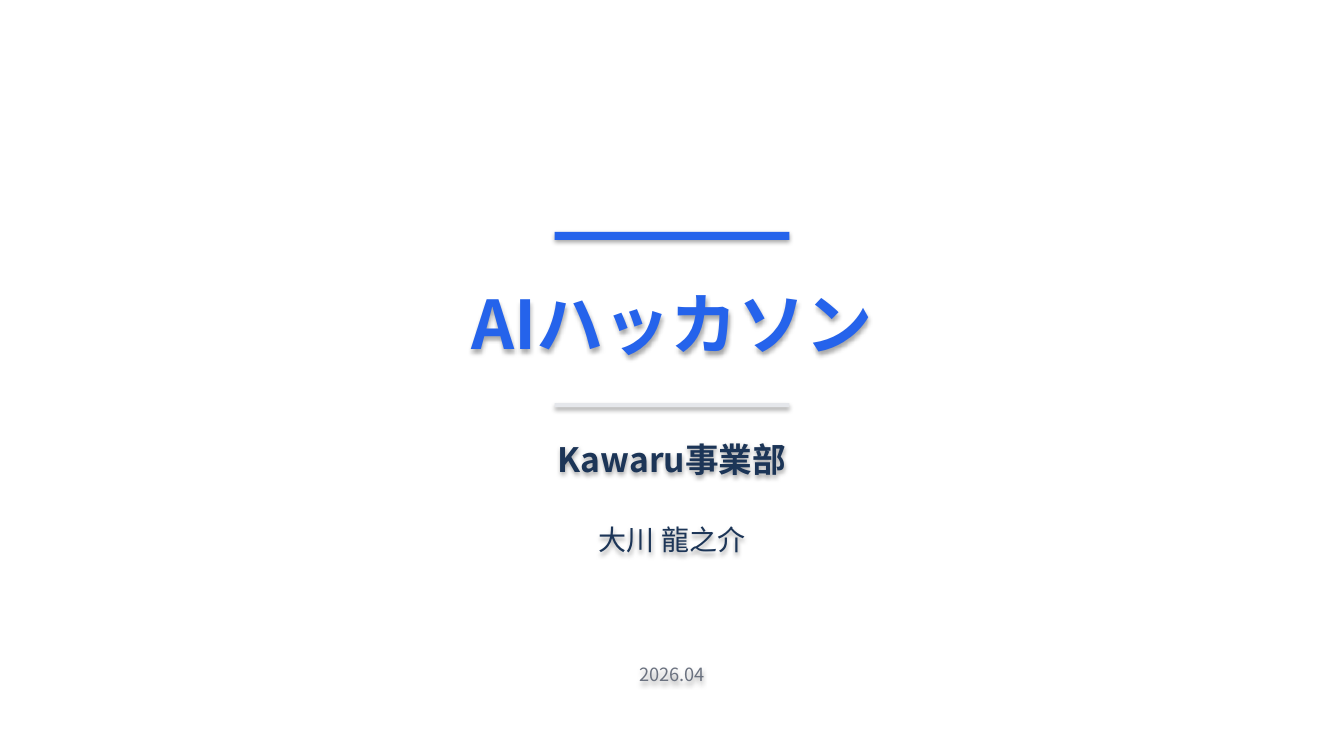
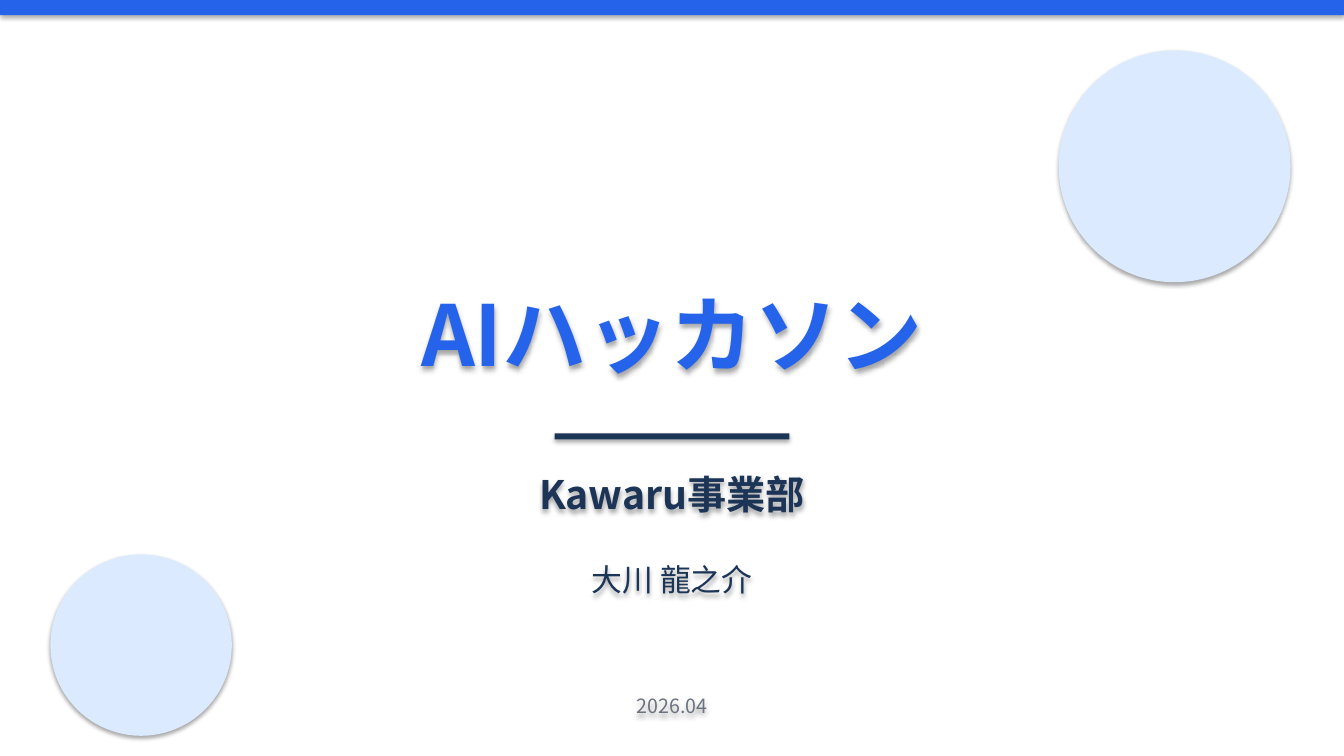
Before and after one commit to Ryunosuke-Okawa/Ryunosuke-n1, a slide deck: slide 1 of strategy/AI社員5人_発表_20260426.pptx. Drawn at 1344x756 pixels with LibreOffice and Linux fonts; fonts in the diff are those of the drawing. Boxes give left, top, right and bottom in pixels: in the first picture for what was removed or moved away, otherwise in the second. Text is boxed around its words. In the diff, an @@ line names an element or a change of style, - is before the commit and + after.

```diff
--- a/strategy/AI社員5人_発表_20260426.pptx
+++ b/strategy/AI社員5人_発表_20260426.pptx
@@ rectangle resized from (x1=555, y1=232, x2=789, y2=240) to (x1=0, y1=0, x2=1344, y2=15) @@
@@ ellipse added at (x1=1059, y1=50, x2=1291, y2=282), fill #DBEAFE @@
@@ text "AIハッカソン" at (x1=421, y1=298, x2=923, y2=378): size 48 to 60 pt @@
@@ rectangle moved from (x1=555, y1=403, x2=789, y2=407) to (x1=555, y1=434, x2=789, y2=440) @@
@@ rectangle at (x1=555, y1=434, x2=789, y2=440): fill #E5E7EB to #1C3557 @@
@@ text "Kawaru事業部" moved from (x1=558, y1=443, x2=786, y2=476) to (x1=539, y1=475, x2=805, y2=514) @@
@@ text "Kawaru事業部" at (x1=539, y1=475, x2=805, y2=514): size 24 to 28 pt @@
@@ text "大川 龍之介" moved from (x1=599, y1=526, x2=745, y2=553) to (x1=592, y1=565, x2=752, y2=594) @@
@@ text "大川 龍之介" at (x1=592, y1=565, x2=752, y2=594): size 20 to 22 pt @@
@@ ellipse added at (x1=50, y1=555, x2=232, y2=736), fill #DBEAFE @@
@@ text "2026.04" moved from (x1=639, y1=667, x2=705, y2=681) to (x1=637, y1=698, x2=708, y2=713) @@
@@ text "2026.04" at (x1=637, y1=698, x2=708, y2=713): size 13 to 14 pt @@
```
Also in this commit, not shown: 8 other slides changed, 4 slides added, 2 slides removed, 1 other file.
